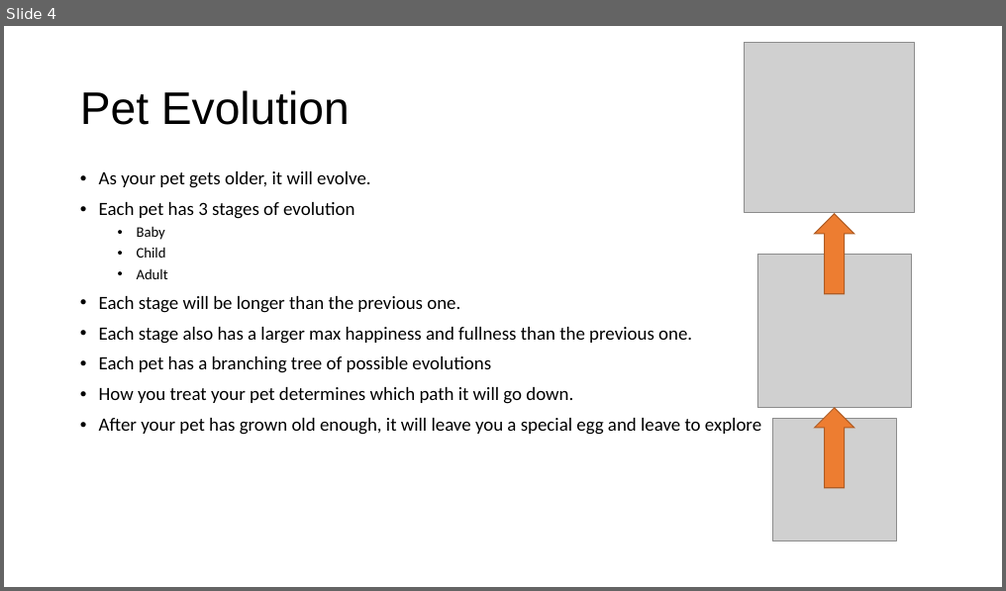
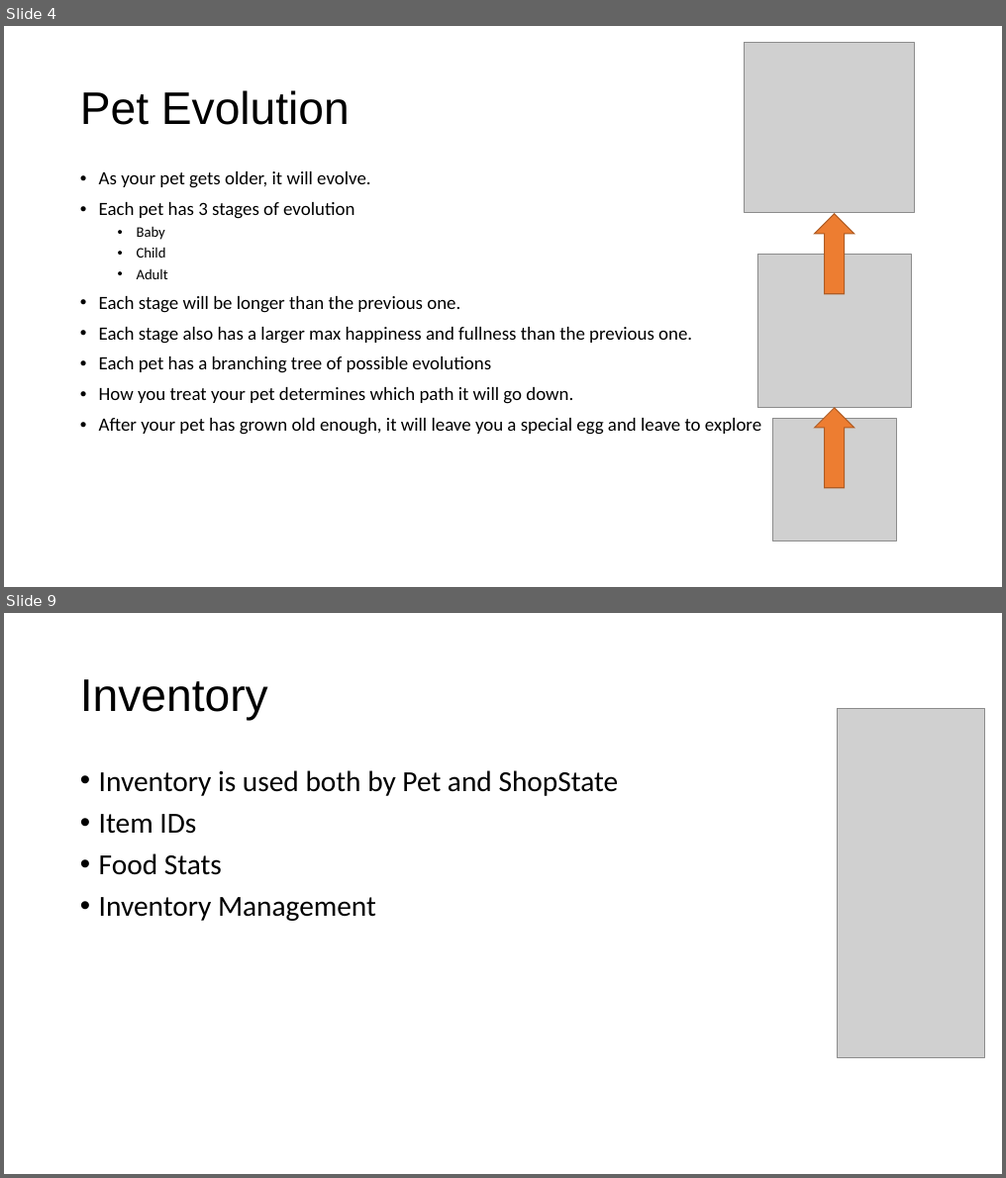
Before and after one commit to GregVanK/PibbliePums, a slide deck: Documents/GamePresentation1.pptx. Shown one above the other, each under a label of ours: slide 4 before the commit, slides 4 and 9 after it; the slides between them are not shown. The pictures are 1006x591 and 1006x1178 pixels, drawn with LibreOffice and Linux fonts; fonts in the diff are those of the drawing; grey boxes stand for pictures; background and template pictures are left out. Boxes give left, top, right and bottom in pixels: in the first picture for what was removed or moved away, otherwise in the second. Text is boxed around its words. In the diff, an @@ line names an element or a change of style, - is before the commit and + after.

```diff
--- a/Documents/GamePresentation1.pptx
+++ b/Documents/GamePresentation1.pptx
@@ slide 9 added at (x1=4, y1=613, x2=1002, y2=1174), background picture (left out) @@
@@ title added at (x1=80, y1=679, x2=268, y2=721), 44 pt, text #000000 @@
+Inventory
@@ picture added at (x1=838, y1=708, x2=985, y2=1058) @@
@@ text added at (x1=99, y1=770, x2=619, y2=921), 28 pt, text #000000 @@
+• Inventory is used both by Pet and ShopState
+• Item IDs
+• Food Stats
+• Inventory Management
```
Also in this commit, not shown: 1 slide changed, 6 other slides added, 4 slides removed, 3 other files.
